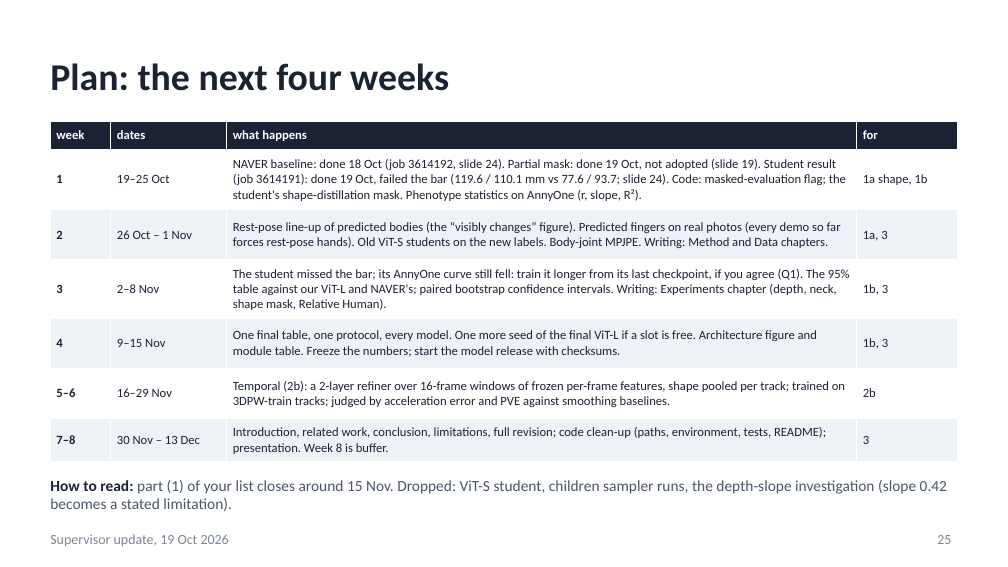
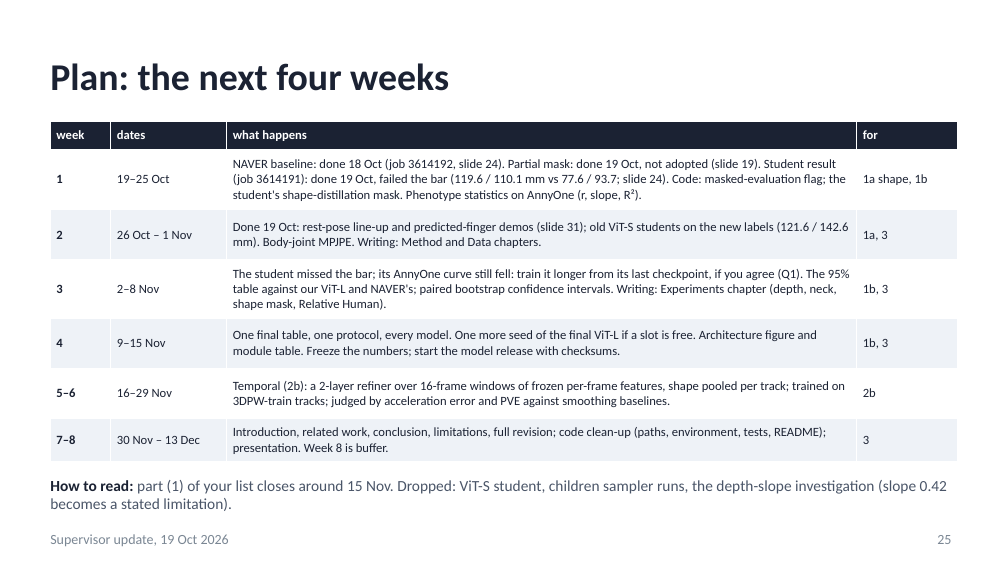
Before and after one commit to saadnajib/Multi-Person-Whole-Body-Human-Mesh-Recovery-in-a-Single-Shot-with-Annyone-dataset-and-3dpw-dataset, a slide deck: slide 25 of docs/supervisor_update_2026-10-19.pptx. Drawn at 1008x567 pixels with LibreOffice and Linux fonts; fonts in the diff are those of the drawing. Boxes give left, top, right and bottom in pixels: in the first picture for what was removed or moved away, otherwise in the second. Text is boxed around its words. In the diff, an @@ line names an element or a change of style, - is before the commit and + after.

```diff
--- a/docs/supervisor_update_2026-10-19.pptx
+++ b/docs/supervisor_update_2026-10-19.pptx
@@ table at (x1=50, y1=121, x2=958, y2=458) @@
-row 3, column 3: Rest-pose line-up of predicted bodies (the “visibly changes” figure). Predicted fingers on real photos (every demo so far forces rest-pose hands). Old ViT-S students on the new labels. Body-joint MPJPE. Writing: Method and Data chapters.
+row 3, column 3: Done 19 Oct: rest-pose line-up and predicted-finger demos (slide 31); old ViT-S students on the new labels (121.6 / 142.6 mm). Body-joint MPJPE. Writing: Method and Data chapters.
```
Also in this commit, not shown: 5 other slides changed, 1 slide added, 8 other files.
